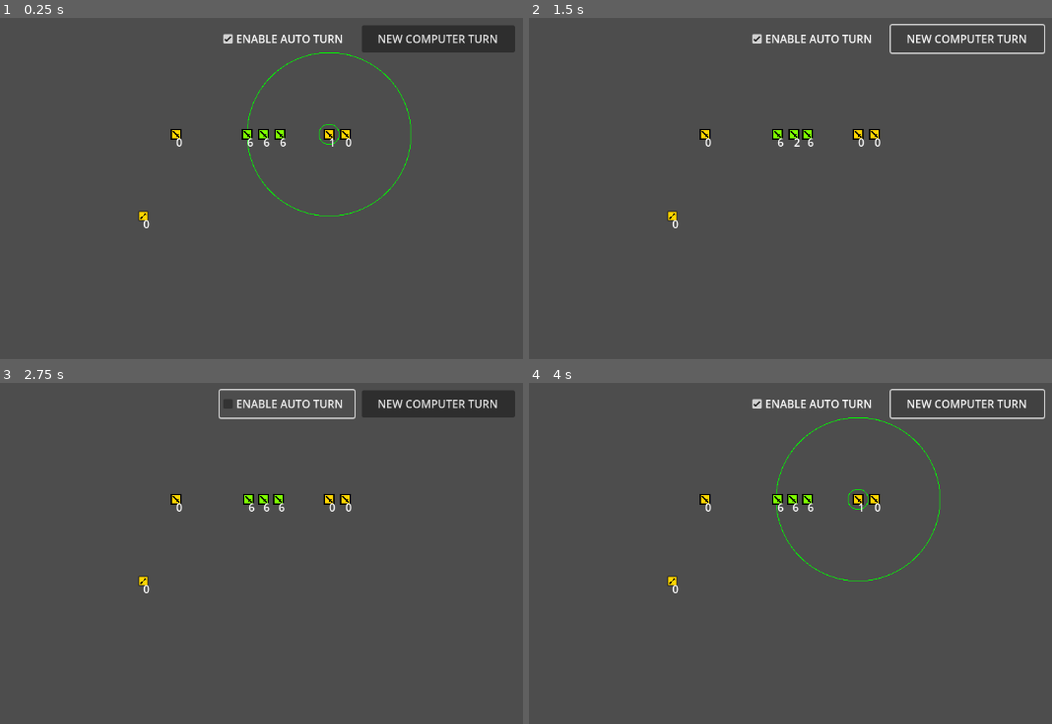
Above: before the commit, frames 1-4 (two rows, left to right).
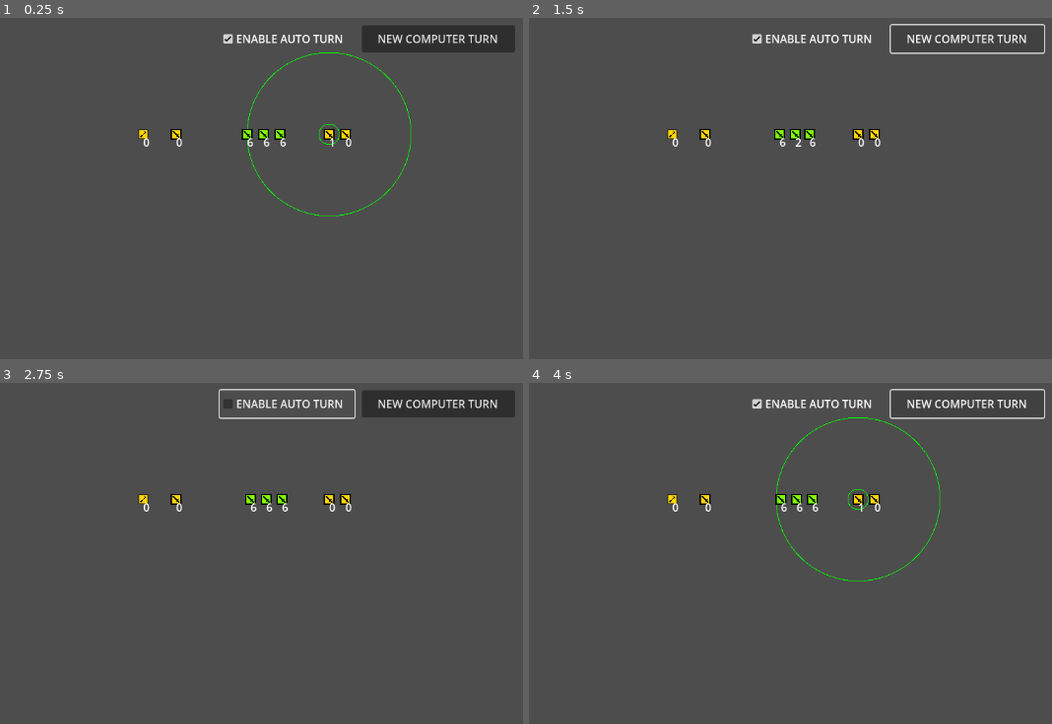
Above: after the commit, the same moments.

Repository: LegionsTheGame/Godot_turnBased
Game: Godot game, scene res://MainScene/scene_main.tscn
The game is run twice, just before and just after one commit, with the same random seed, the same clock (stepped at 60 frames per second) and the same inputs.
Inputs:
- Up to frame 1 (0.25 s): no input
- Up to frame 2 (1.5 s): click "NEW COMPUTER TURN" at 0.5 s; click "NEW COMPUTER TURN" at 1.25 s
- Up to frame 3 (2.75 s): click "ENABLE AUTO TURN" at 2 s
- Up to frame 4 (4 s): click "ENABLE AUTO TURN" at 2.75 s; click "NEW COMPUTER TURN" at 3.5 s

The runs differ from the first frame. In frame 1, 0.1% of the frame differs, in the area x 26-29%, y 32-62%; in frame 2, 0.4%; in frame 3, 0.4%; in frame 4, 0.4%, in the area x 26-56%, y 32-62%.

Commit message:
...

Diff:
--- a/LegionsTurnBased42_2/ArcherScene/arrow_scene.tscn
+++ b/LegionsTurnBased42_2/ArcherScene/arrow_scene.tscn
@@ -1,6 +1,6 @@
 [gd_scene load_steps=4 format=3 uid="uid://vgbmojs4l7ig"]
 
-[ext_resource type="Script" path="res://script_arrow.gd" id="1_svckg"]
+[ext_resource type="Script" path="res://ArcherScene/script_arrow.gd" id="1_svckg"]
 [ext_resource type="Texture2D" uid="uid://coahmehcyhic2" path="res://ArcherScene/sprite_arrow.png" id="2_wy0tm"]
 
 [sub_resource type="RectangleShape2D" id="RectangleShape2D_mnjts"]
--- a/LegionsTurnBased42_2/script_arrow.gd
+++ b/LegionsTurnBased42_2/ArcherScene/script_arrow.gd
@@ -13,7 +13,7 @@
 func _process(delta):
 	var L = destination - global_position
 	if L.length() > 5:
-		global_position += L.normalized()
+		global_position += L.normalized()*4
 	pass
 
 func _on_area_entered(area):
--- a/LegionsTurnBased42_2/ArmyScene/script_army.gd
+++ b/LegionsTurnBased42_2/ArmyScene/script_army.gd
@@ -78,12 +78,21 @@
 func _on_area_entered(area):
 	#print(area.state, area.velocity)
 	if area is Army and area.team_number != team_number:
-		global_position -= 3*velocity
-		$AnimationPlayer.play("explotion")
-		if area.is_moveing(): area.set_fighting()
-	if area is Army and area.team_number == team_number and is_moveing():
-		global_position -= 3*velocity
-		state = DONE_SIGNAL
+			#global_position -= 3*velocity
+			var d = area.global_position - global_position
+			global_position -= d.normalized()*2
+			#dette er forhindring af bump ind i krige
+			if is_moveing() :
+				$AnimationPlayer.play("explotion")
+				set_fighting()
+			elif area.is_moveing() or area.is_fighting():
+				$AnimationPlayer.play("explotion")
+	if area is Army and area.team_number == team_number: # and is_moveing():
+		#global_position -= 3*velocity
+		var d = area.global_position - global_position
+		global_position -= d.normalized()*2
+		if is_moveing(): state = DONE_SIGNAL
+
 	pass
 
 func _on_animation_player_animation_finished(anim_name):
--- a/LegionsTurnBased42_2/MainScene/scene_main.tscn
+++ b/LegionsTurnBased42_2/MainScene/scene_main.tscn
@@ -51,6 +51,7 @@
 team_number = 1
 
 [node name="ArcherScene" parent="HumanTeam" instance=ExtResource("3_fg2sj")]
+position = Vector2(0, -120)
 team_number = 1
 
 [node name="ComputerTeam" type="Node2D" parent="."]
--- a/LegionsTurnBased42_2/globals.gd
+++ b/LegionsTurnBased42_2/globals.gd
@@ -1,3 +1,2 @@
+# globals.gd
 extends Node
-
-enum { READY, SELECTED , MOVEING , FIGHTING, SHOOTING, DONE_SIGNAL, DONE }
Renamed: LegionsTurnBased42_2/ArmyStates.gd -> LegionsTurnBased42_2/ArmyScene/ArmyStates.gd
